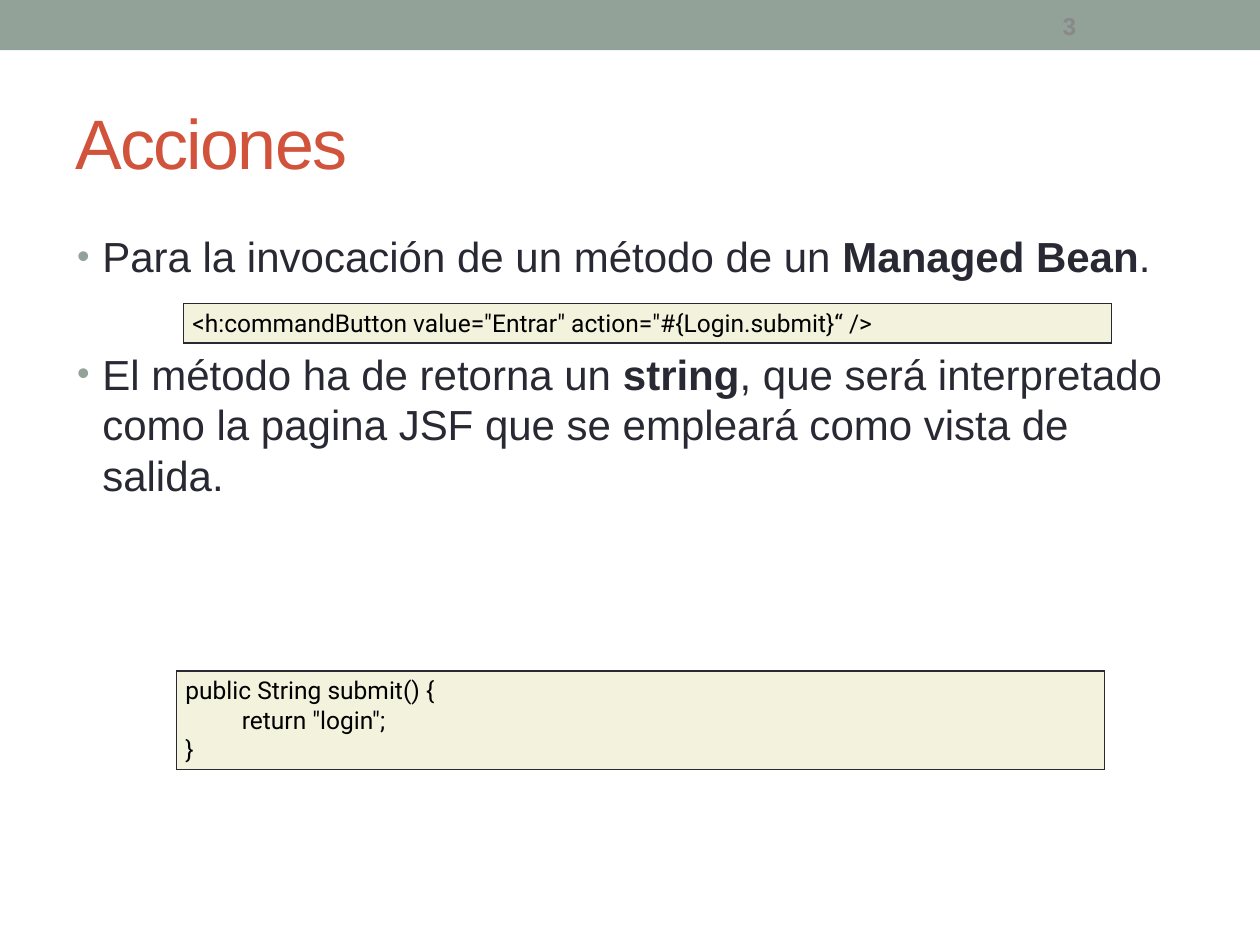
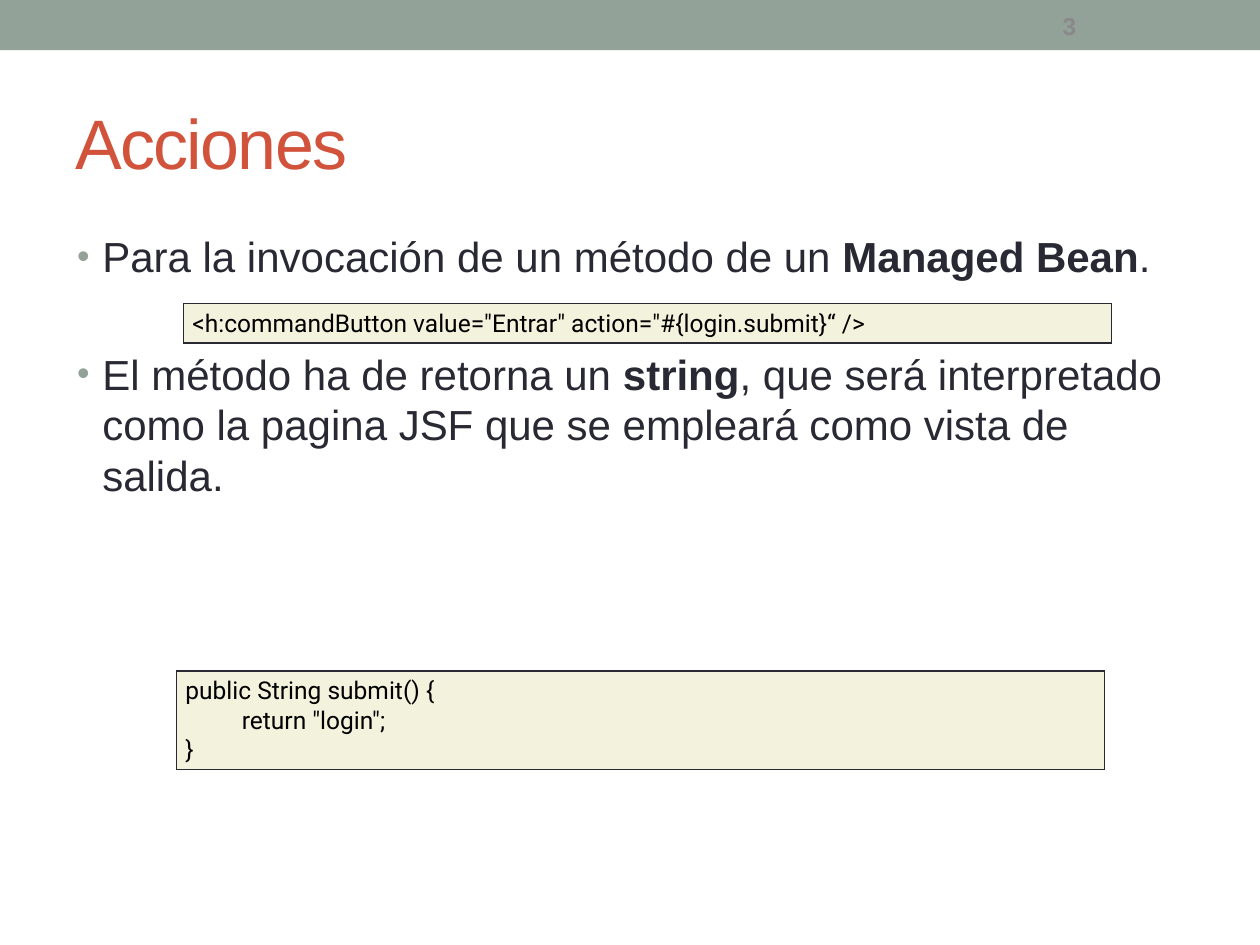
Before and after one commit to fdepablo/WsCursoJavaEE, a slide deck: slide 3 of _18_JSF/powerpoint/JSF - 4 - Acciones y Navegacion.pptx. Drawn at 1260x945 pixels with LibreOffice and Linux fonts; fonts in the diff are those of the drawing. Boxes give left, top, right and bottom in pixels: in the first picture for what was removed or moved away, otherwise in the second. Text is boxed around its words. In the diff, an @@ line names an element or a change of style, - is before the commit and + after.

```diff
--- a/_18_JSF/powerpoint/JSF - 4 - Acciones y Navegacion.pptx
+++ b/_18_JSF/powerpoint/JSF - 4 - Acciones y Navegacion.pptx
@@ text in rectangle at <box>192,313,836,337</box>: text changed @@
-<h:commandButton value="Entrar" action="#{Login.submit}“ />
+<h:commandButton value="Entrar" action="#{login.submit}“ />
```
Also in this commit, not shown: 2 other slides changed, 7 other files.
